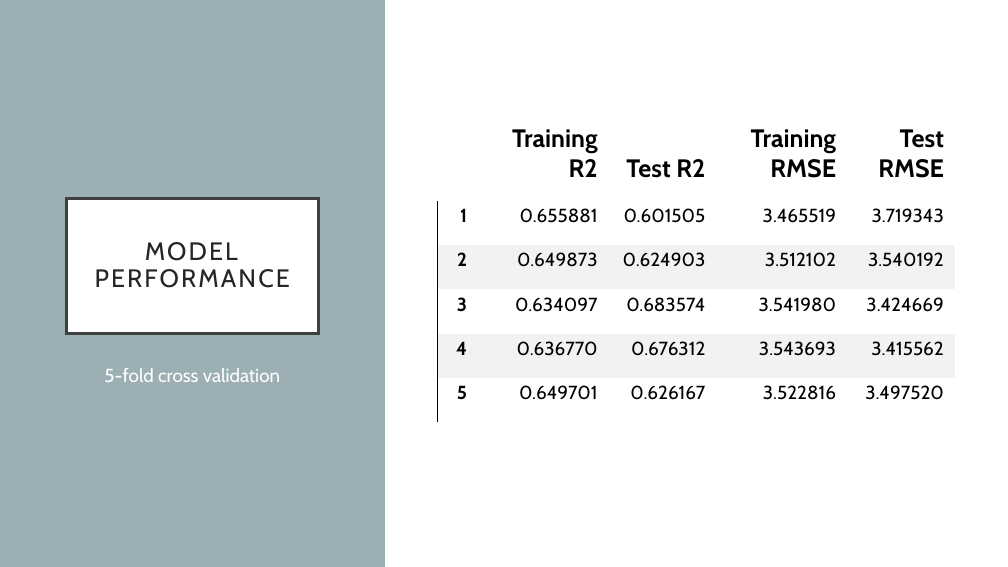
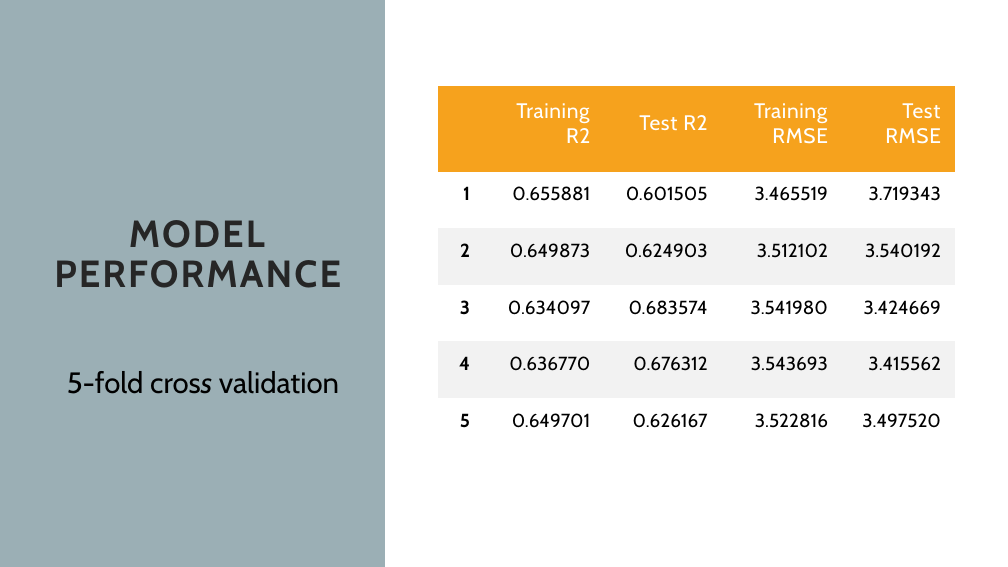
Before and after one commit to Yan1702/IOD17Feb, a slide deck: slide 10 of MiniProject1/MiniProject1_Presentation.pptx. Drawn at 1008x567 pixels with LibreOffice and Linux fonts; fonts in the diff are those of the drawing. Boxes give left, top, right and bottom in pixels: in the first picture for what was removed or moved away, otherwise in the second. Text is boxed around its words. In the diff, an @@ line names an element or a change of style, - is before the commit and + after.

```diff
--- a/MiniProject1/MiniProject1_Presentation.pptx
+++ b/MiniProject1/MiniProject1_Presentation.pptx
@@ table at (438,86,954,454) @@
@@ fill none to #F6A21D in 4 cells @@
@@ size 24 to 20 pt, text colour #000000 to #FFFFFF, letter spacing 0 to 0.6 pt, bold off in "Training R2", "Test R2", "Training RMSE", "Test RMSE" @@
@@ borders changed @@
@@ table: place and size @@
-table at (438,119,956,423)
+table at (438,86,954,454)
@@ title "MODEL PERFORMANCE": place and size @@
-title "MODEL PERFORMANCE" at (67,199,318,333)
+title "MODEL PERFORMANCE" at (54,220,341,288)
@@ title "MODEL PERFORMANCE" at (54,220,341,288): size 24 to 36 pt, bold on; fill #FFFFFF to none; outline #404040 3 pt to none @@
@@ text "5-fold cross validation": place and size @@
-text "5-fold cross validation" at (104,368,280,382)
+text "5-fold cross validation" at (67,371,339,394)
@@ text "5-fold cross validation" at (67,371,339,394): size 18 to 28 pt, text colour #FFFFFF to #000000; italic on in "cross" @@
```
Also in this commit, not shown: 11 other slides changed.
